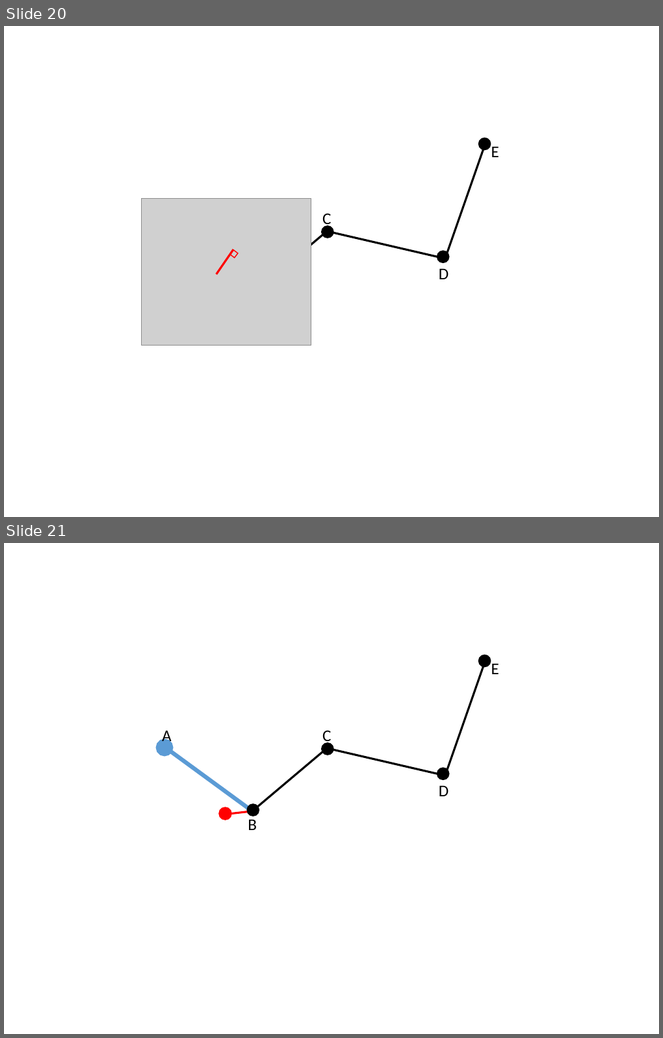
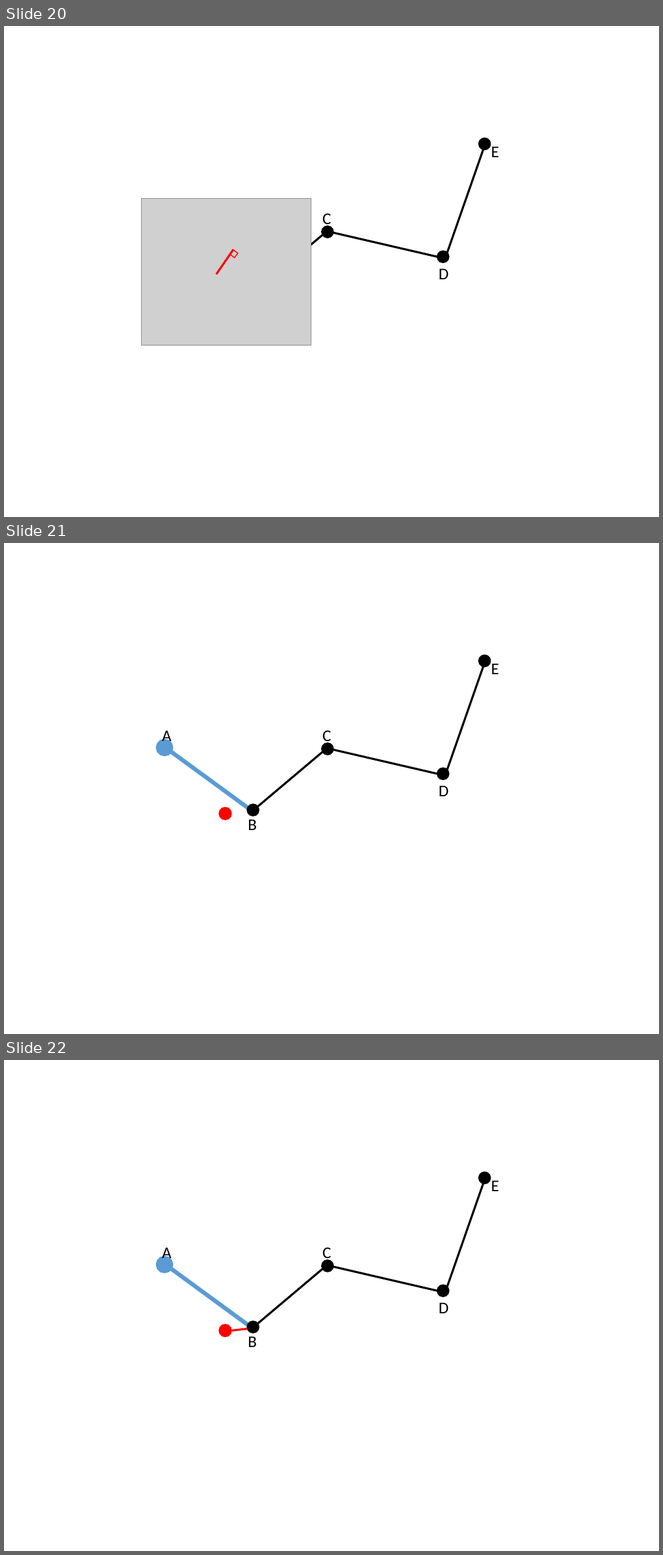
Before and after one commit to hqt/street-router, a slide deck: Document/presentation/nam/notify right route.pptx. Shown one above the other, each under a label of ours: slides 20 and 21 before the commit, slides 20, 21 and 22 after it. The pictures are 663x1038 and 663x1555 pixels, drawn with LibreOffice and Linux fonts; fonts in the diff are those of the drawing; grey boxes stand for pictures. Boxes give left, top, right and bottom in pixels: in the first picture for what was removed or moved away, otherwise in the second. Text is boxed around its words. In the diff, an @@ line names an element or a change of style, - is before the commit and + after.

Commit message:
cc

```diff
--- a/Document/presentation/nam/notify right route.pptx
+++ b/Document/presentation/nam/notify right route.pptx
@@ slide 21 added at (4,543,659,1034), background #FFFFFF @@
@@ ellipse added at (479,655,491,667), fill #000000, outline #000000 1 pt @@
@@ line added from (447, 770) to (485, 663), #000000 2.25 pt @@
@@ text added at (492,663,499,674), 18 pt, text #000000 @@
+E
@@ text added at (162,728,172,745), 18 pt, text #000000 @@
+A
@@ text added at (322,730,331,745), 18 pt, text #000000 @@
+C
@@ ellipse added at (159,741,170,754), fill #5B9BD5, outline #5B9BD5 6 pt @@
@@ line added from (166, 748) to (252, 811), #5B9BD5 4.5 pt @@
@@ line added from (252, 811) to (327, 748), #000000 2.25 pt @@
@@ ellipse added at (322,743,334,755), fill #000000, outline #000000 1 pt @@
@@ line added from (327, 748) to (437, 774), #000000 2.25 pt @@
@@ ellipse added at (437,768,449,780), fill #000000, outline #000000 1 pt @@
@@ text added at (439,785,449,797), 18 pt, text #000000 @@
+D
@@ ellipse added at (219,808,232,820), fill #FF0000, outline #FF0000 1 pt @@
@@ ellipse added at (247,804,259,816), fill #000000, outline #000000 1 pt @@
@@ text added at (248,819,257,830), 18 pt, text #000000 @@
+B
@@ what was slide 21 is now slide 22 @@
```
